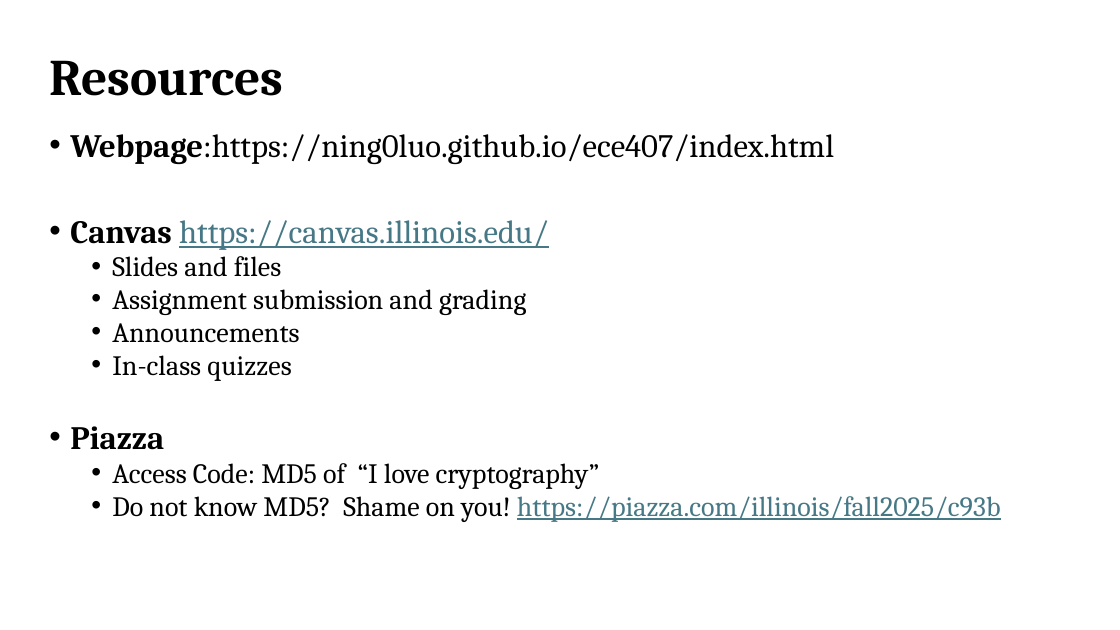
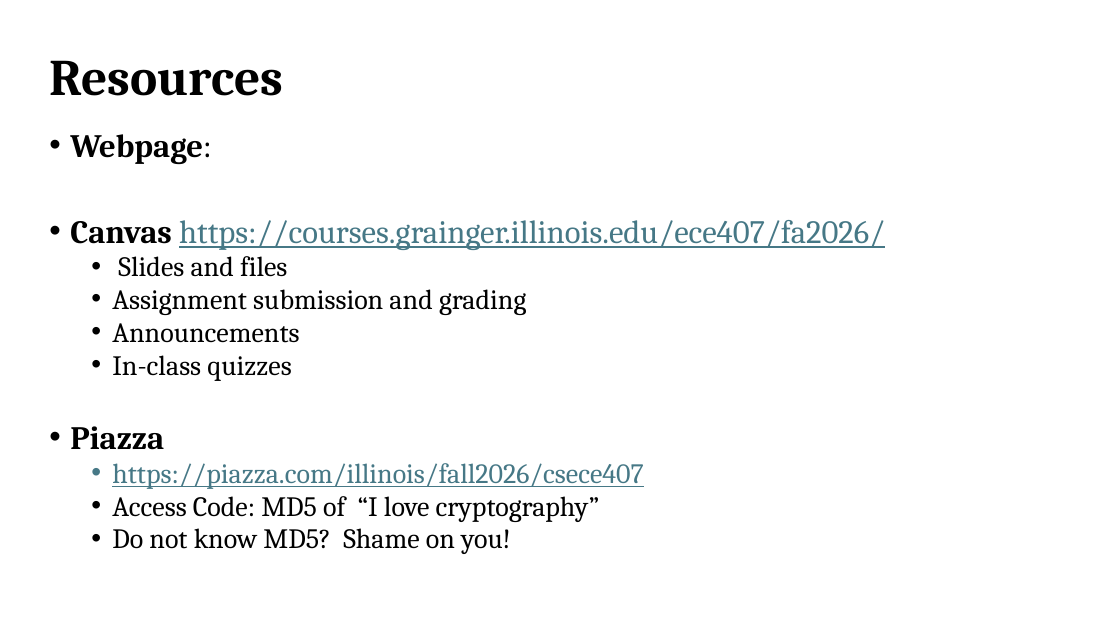
Before and after one commit to Ning0Luo/ning0luo.github.io, a slide deck: slide 4 of ece407/407-4562870-2026/lec1.pptx. Drawn at 1120x630 pixels with LibreOffice and Linux fonts; fonts in the diff are those of the drawing. Boxes give left, top, right and bottom in pixels: in the first picture for what was removed or moved away, otherwise in the second. Text is boxed around its words. In the diff, an @@ line names an element or a change of style, - is before the commit and + after.

```diff
--- a/ece407/407-4562870-2026/lec1.pptx
+++ b/ece407/407-4562870-2026/lec1.pptx
@@ text at [70, 134, 885, 250]: text changed; text colour #000000 to #467886 @@
-• Webpage:https://ning0luo.github.io/ece407/index.html
-• Canvas https://canvas.illinois.edu/
+• Webpage:
+• Canvas https://courses.grainger.illinois.edu/ece407/fa2026/
@@ text at [112, 463, 644, 489]: paragraph added @@
+  • https://piazza.com/illinois/fall2026/csece407
@@ text at [112, 528, 511, 554]: text changed; text colour #467886 to #000000 @@
-  • Do not know MD5? Shame on you! https://piazza.com/illinois/fall2025/c93b
+  • Do not know MD5? Shame on you!
```
Also in this commit, not shown: 10 other slides changed, 2 slides added, 1 slide removed, 12 other files.
